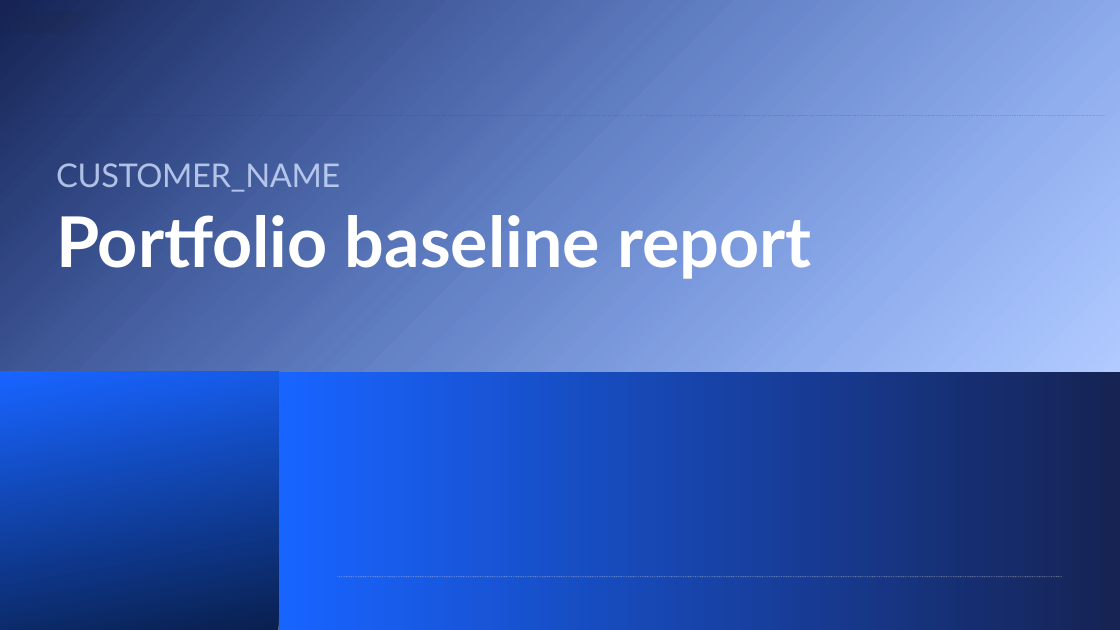
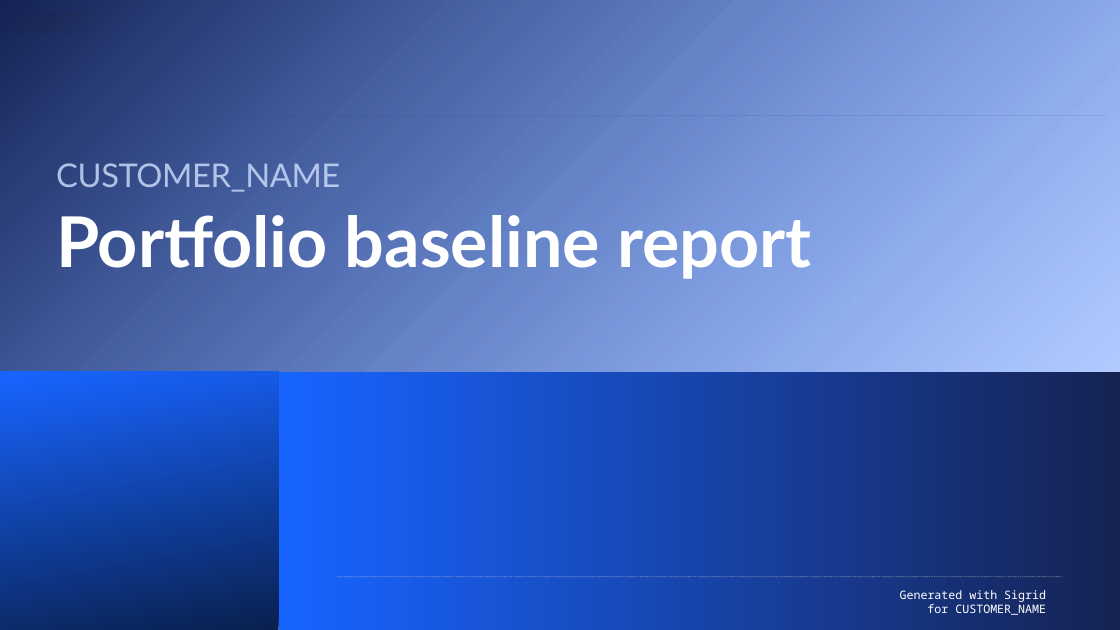
Before and after one commit to Sim007/sigrid-report-generator, a slide deck: slide 1 of src/report_generator/presets/templates/portfolio-baseline-report.pptx. Drawn at 1120x630 pixels with LibreOffice and Linux fonts; fonts in the diff are those of the drawing; background and template pictures are left out. Boxes give left, top, right and bottom in pixels: in the first picture for what was removed or moved away, otherwise in the second. Text is boxed around its words. In the diff, an @@ line names an element or a change of style, - is before the commit and + after.

Commit message:
Add 'generated for client' message

```diff
--- a/src/report_generator/presets/templates/portfolio-baseline-report.pptx
+++ b/src/report_generator/presets/templates/portfolio-baseline-report.pptx
@@ text added at box(900, 590, 1046, 615), 10 pt, text #FFFFFF @@
+Generated with Sigrid
+for CUSTOMER_NAME
```
Also in this commit, not shown: 15 other slides changed, 2 other files.
